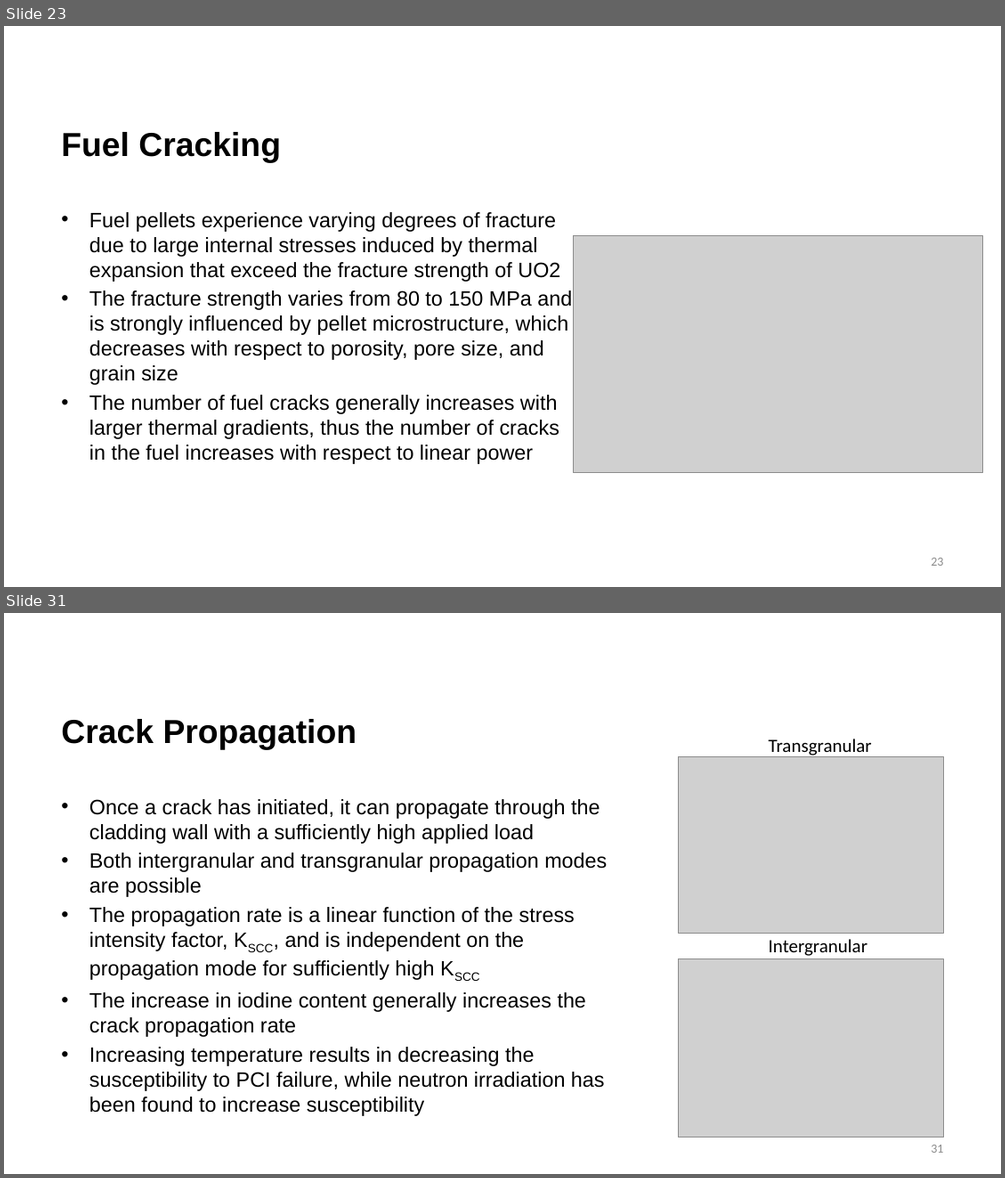
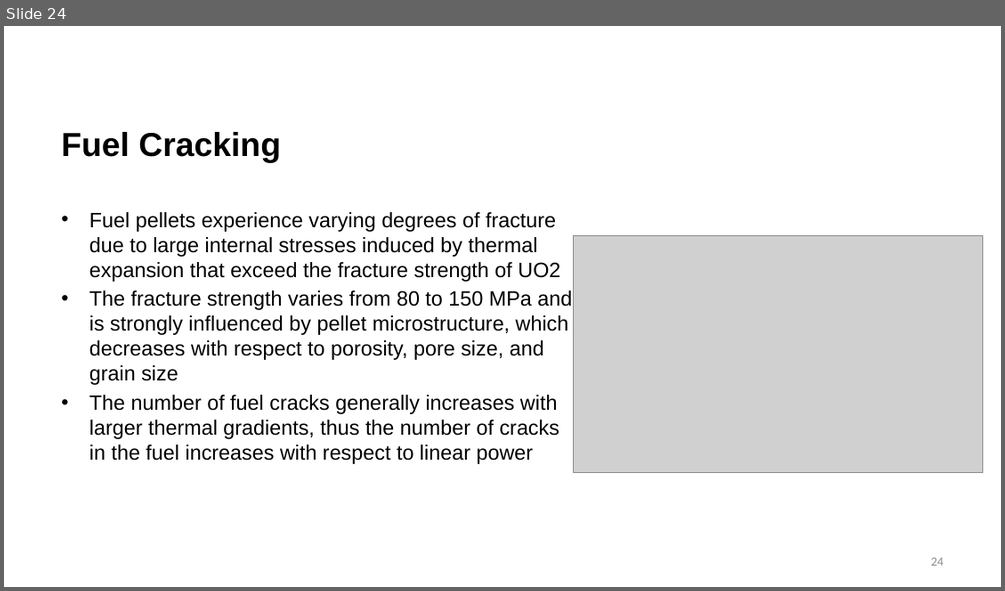
Before and after one commit to benbeeler/TEACHING, a slide deck: Nuclear_Fuel_Performance/NE533_Spring2026/Module3/Lec15_Zrcreep_PCI.pptx. Shown one above the other, each under a label of ours: slides 23 and 31 before the commit, slide 24 after it; the slides between them are not shown. The pictures are 1005x1178 and 1005x591 pixels, drawn with LibreOffice and Linux fonts; fonts in the diff are those of the drawing; grey boxes stand for pictures; background and template pictures are left out. Boxes give left, top, right and bottom in pixels: in the first picture for what was removed or moved away, otherwise in the second. Text is boxed around its words. In the diff, an @@ line names an element or a change of style, - is before the commit and + after.

```diff
--- a/Nuclear_Fuel_Performance/NE533_Spring2026/Module3/Lec15_Zrcreep_PCI.pptx
+++ b/Nuclear_Fuel_Performance/NE533_Spring2026/Module3/Lec15_Zrcreep_PCI.pptx
@@ slide 31 removed at box(4, 613, 1001, 1174), background #FFFFFF @@
@@ title removed at box(61, 719, 357, 750) @@
-Crack Propagation
@@ text removed at box(769, 738, 872, 758) @@
-Transgranular
@@ picture removed at box(679, 756, 944, 933) @@
@@ text removed at box(89, 799, 607, 1116) @@
-• Once a crack has initiated, it can propagate through the cladding wall with a sufficiently high applied load
-• Both intergranular and transgranular propagation modes are possible
-• The propagation rate is a linear function of the stress intensity factor, KSCC, and is independent on the propagation mode for sufficiently high KSCC
-• The increase in iodine content generally increases the crack propagation rate
-• Increasing temperature results in decreasing the susceptibility to PCI failure, while neutron irradiation has been found to increase susceptibility
@@ picture removed at box(679, 958, 944, 1137) @@
@@ text removed at box(769, 939, 867, 956) @@
-Intergranular
@@ page number removed at box(930, 1144, 943, 1152) @@
-31
@@ what was slide 23 is now slide 24 @@
@@ page number at box(930, 557, 943, 565): text changed @@
-23
+24
```
Also in this commit, not shown: 14 slides changed, 1 slide added, 8 other slides removed, 5 other files.
